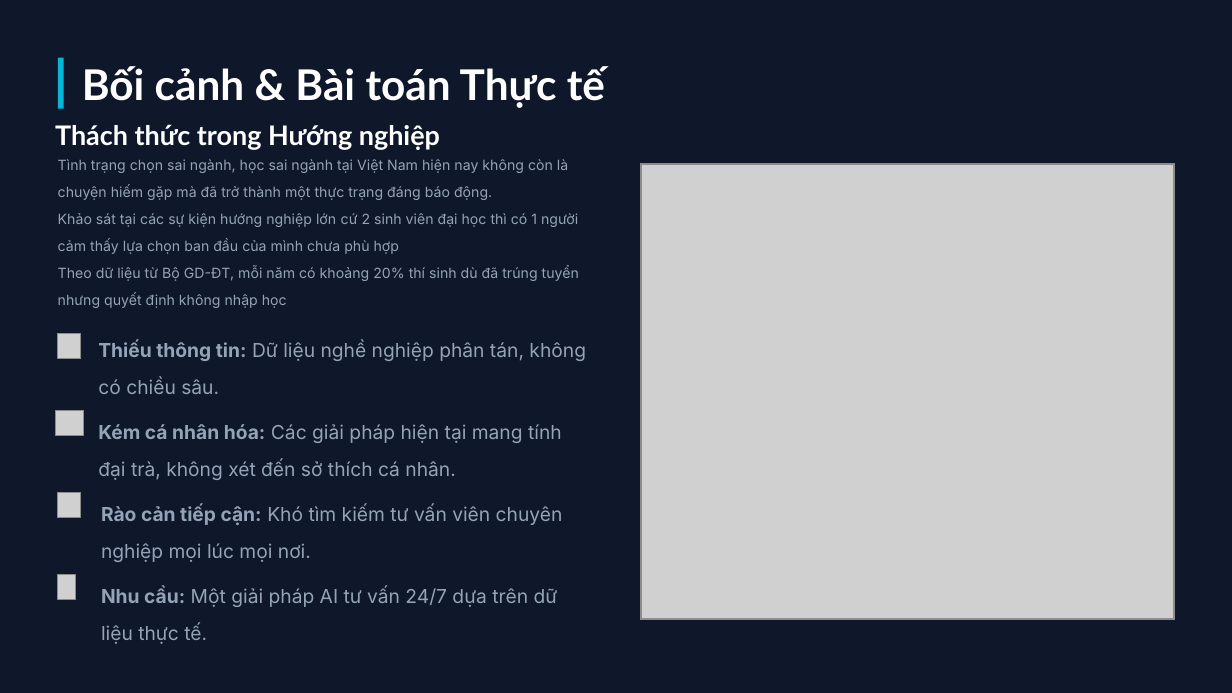
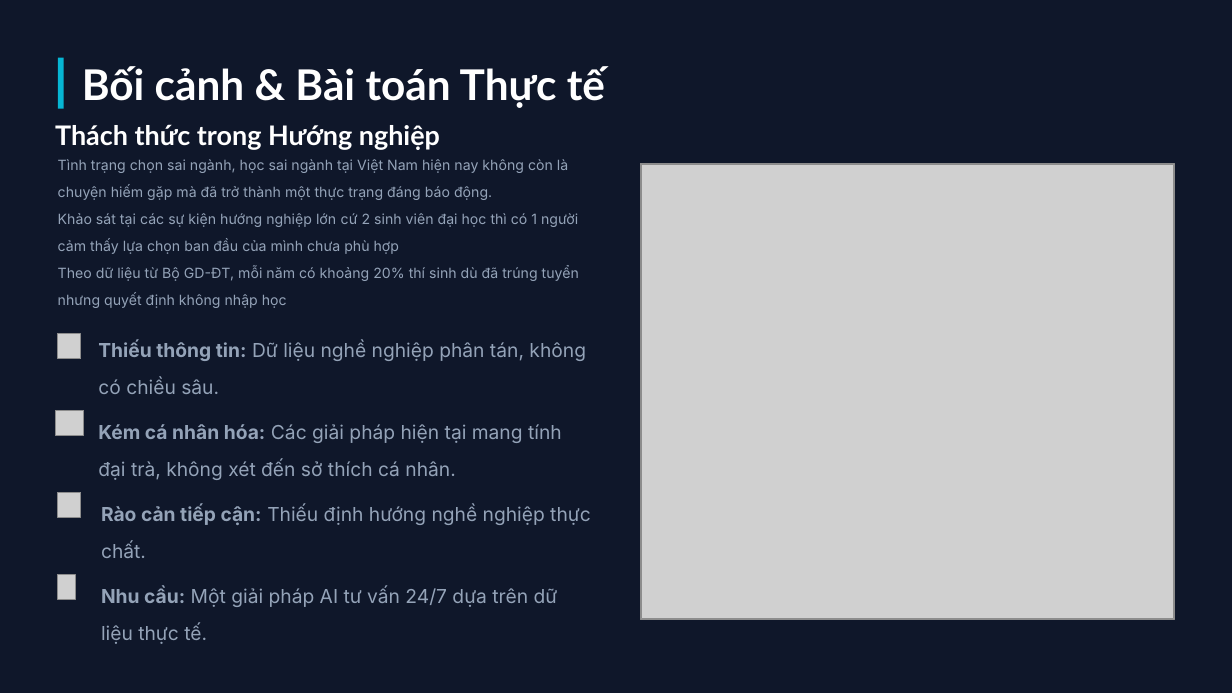
Before and after one commit to dinhsst/ai-powered-career-guidance-system, a slide deck: slide 2 of Hệ thống Tư vấn Hướng nghiệp AI.pptx. Drawn at 1232x693 pixels with LibreOffice and Linux fonts; fonts in the diff are those of the drawing; grey boxes stand for pictures; background and template pictures are left out. Boxes give left, top, right and bottom in pixels: in the first picture for what was removed or moved away, otherwise in the second. Text is boxed around its words. In the diff, an @@ line names an element or a change of style, - is before the commit and + after.

```diff
--- a/Hệ thống Tư vấn Hướng nghiệp AI.pptx
+++ b/Hệ thống Tư vấn Hướng nghiệp AI.pptx
@@ text at bbox=[101, 505, 591, 558]: text changed @@
-Rào cản tiếp cận: Khó tìm kiếm tư vấn viên chuyên nghiệp mọi lúc mọi nơi.
+Rào cản tiếp cận: Thiếu định hướng nghề nghiệp thực chất.
```
Also in this commit, not shown: 5 other slides changed, 3 other files.
